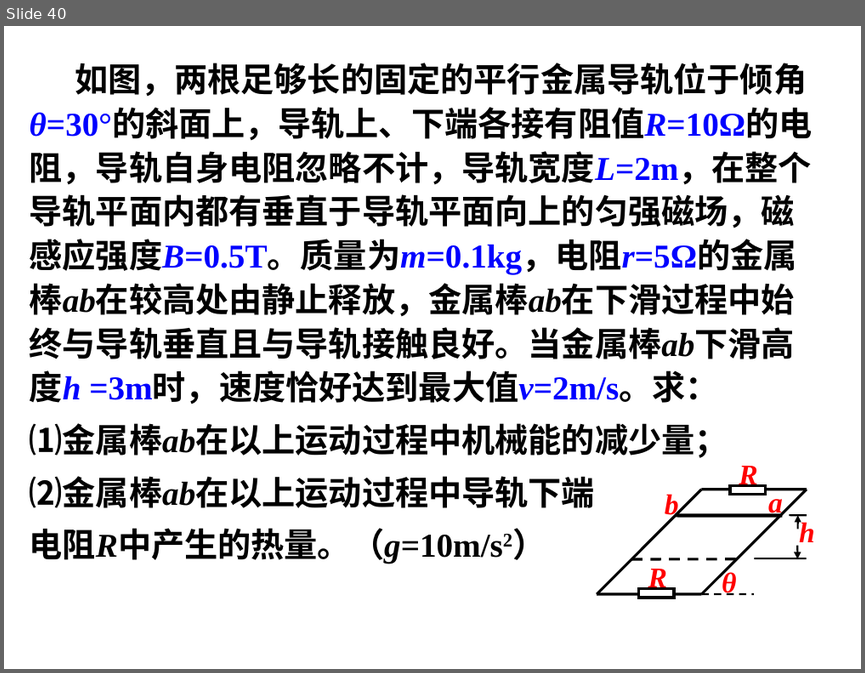
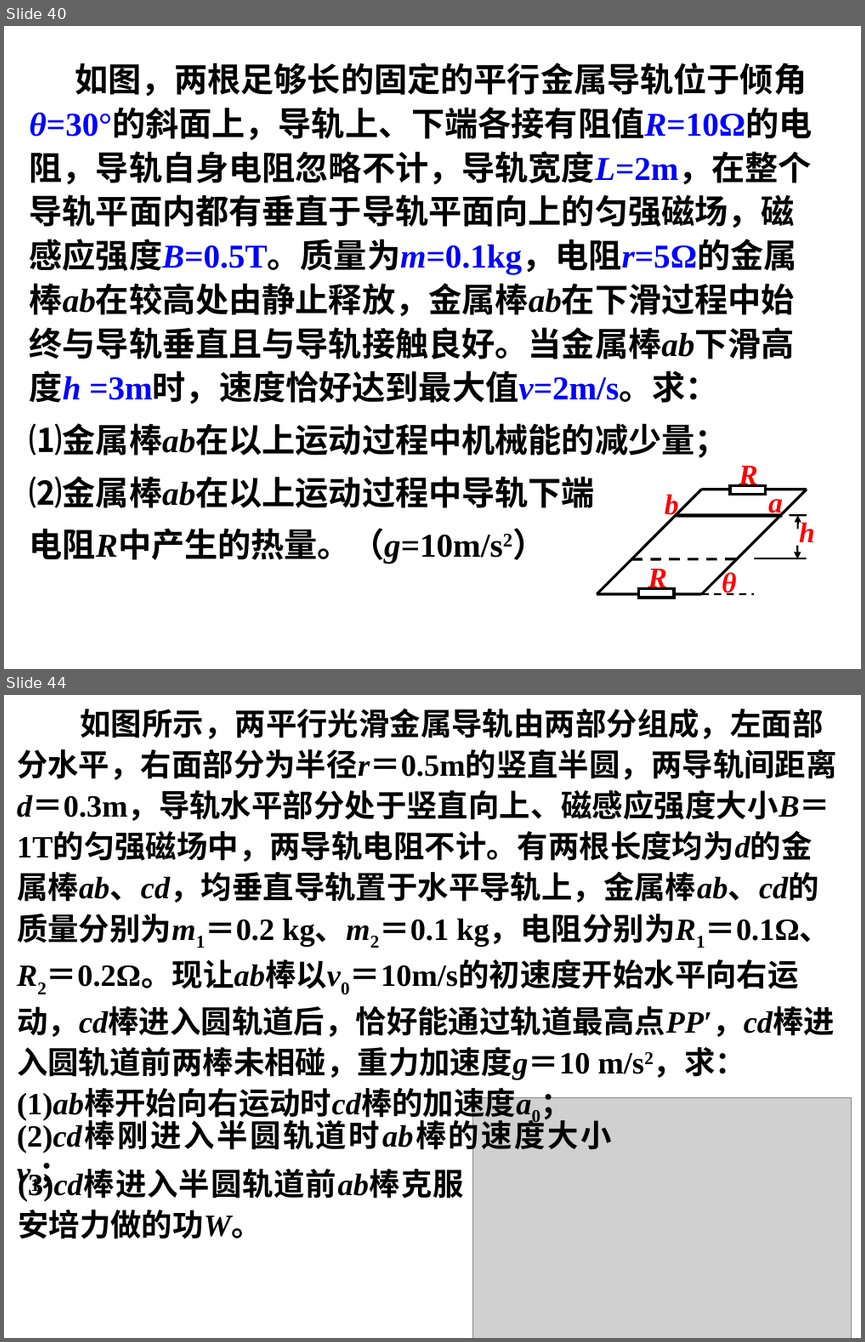
Before and after one commit to saddestboy/wuli2, a slide deck: 4.5A电磁感应问题的综合应用/习题课 电磁感应规律的综合应用.ppt. Shown one above the other, each under a label of ours: slide 40 before the commit, slides 40 and 44 after it; the slides between them are not shown. The pictures are 865x673 and 865x1342 pixels, drawn with LibreOffice and Linux fonts; fonts in the diff are those of the drawing; grey boxes stand for pictures. Boxes give left, top, right and bottom in pixels: in the first picture for what was removed or moved away, otherwise in the second. Text is boxed around its words. In the diff, an @@ line names an element or a change of style, - is before the commit and + after.

```diff
--- a/4.5A电磁感应问题的综合应用/习题课 电磁感应规律的综合应用.ppt
+++ b/4.5A电磁感应问题的综合应用/习题课 电磁感应规律的综合应用.ppt
@@ slide 44 added at (x1=4, y1=695, x2=861, y2=1338), background #FFFFFF @@
@@ text added at (x1=17, y1=709, x2=837, y2=1120), 26 pt, text #000000, bold @@
+如图所示，两平行光滑金属导轨由两部分组成，左面部分水平，右面部分为半径r＝0.5m的竖直半圆，两导轨间距离d＝0.3m，导轨水平部分处于竖直向上、磁感应强度大小B＝1T的匀强磁场中，两导轨电阻不计。有两根长度均为d的金属棒ab、cd，均垂直导轨置于水平导轨上，金属棒ab、cd的质量分别为m1＝0.2 kg、m2＝0.1 kg，电阻分别为R1＝0.1Ω、R2＝0.2Ω。现让ab棒以v0＝10m/s的初速度开始水平向右运动，cd棒进入圆轨道后，恰好能通过轨道最高点PP′，cd棒进入圆轨道前两棒未相碰，重力加速度g＝10 m/s2，求：
+(1)ab棒开始向右运动时cd棒的加速度a0；
@@ picture added at (x1=472, y1=1098, x2=851, y2=1338) @@
@@ text added at (x1=17, y1=1123, x2=612, y2=1152), 26 pt, text #000000, bold @@
+(2)cd棒刚进入半圆轨道时ab棒的速度大小v1；
@@ text added at (x1=18, y1=1171, x2=464, y2=1239), 26 pt, text #000000, bold @@
+(3)cd棒进入半圆轨道前ab棒克服安培力做的功W。
```
Also in this commit, not shown: 6 slides changed, 3 other slides added, 4 other files.
